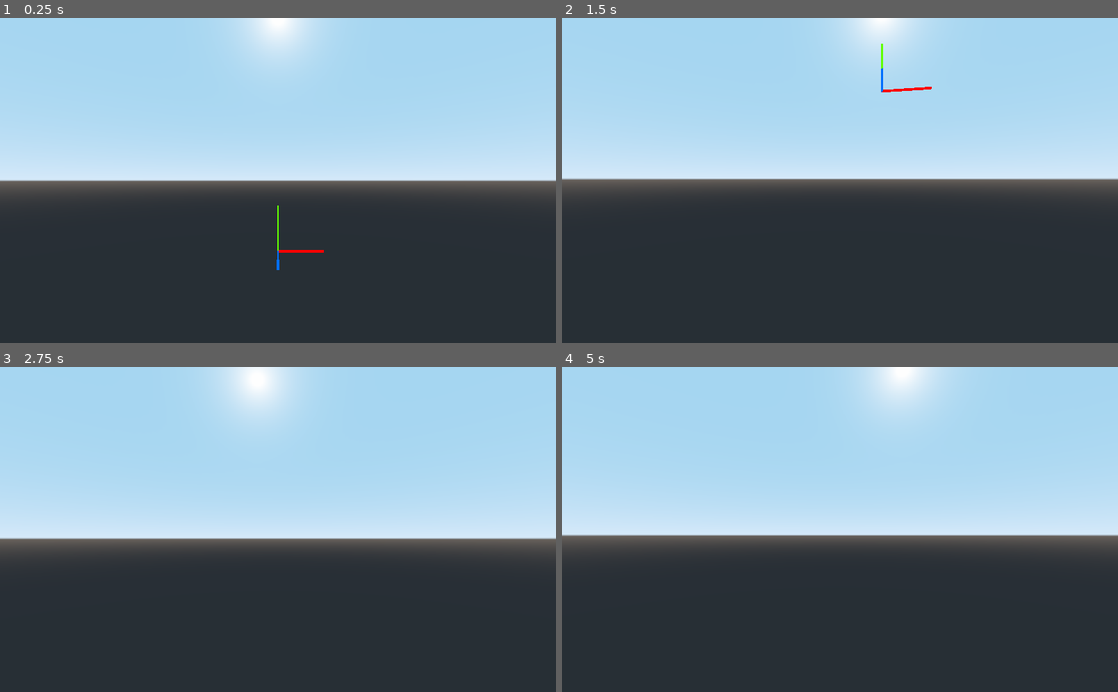
Above: before the commit, frames 1-4 (two rows, left to right).
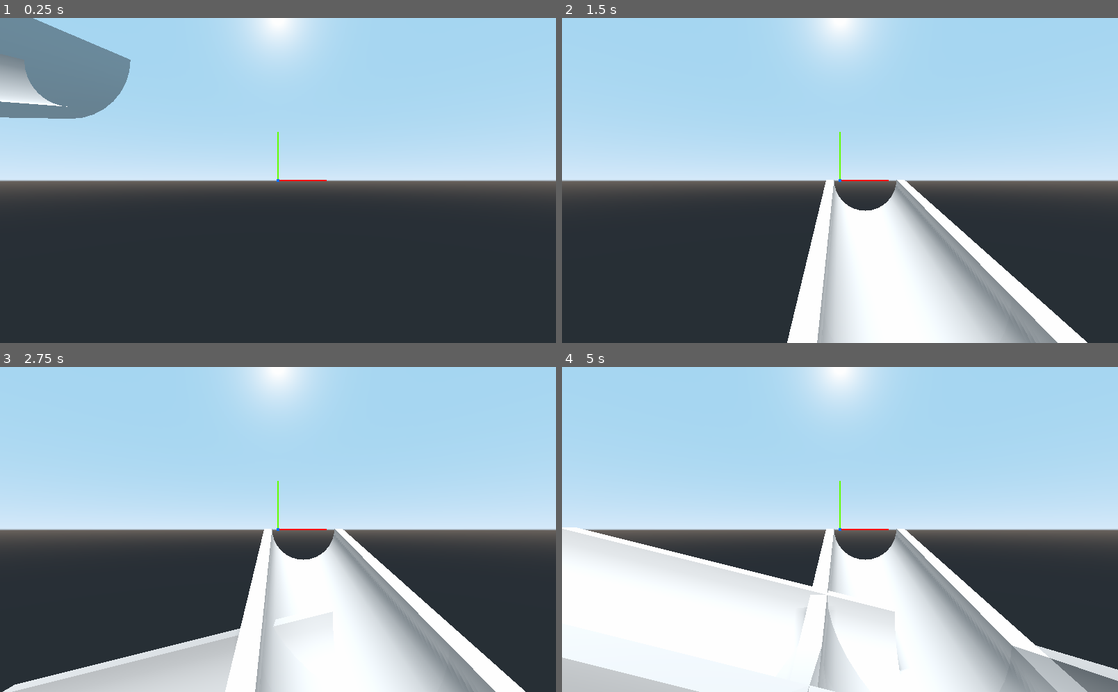
Above: after the commit, the same moments.

Repository: Zylann/marbles
Game: Godot game, scene res://main.tscn
Same seed, same stepped clock (60 frames per second), same inputs: the game is played once before the commit and once after it.
Inputs (mouse positions are in pixels of both pictures, inside the frame that each line leads up to):
- Up to frame 1 (0.25 s): no input
- Up to frame 2 (1.5 s): tap Enter at 0.5 s; move the mouse to (867, 180) at 0.52 s; hold Shift 0.53-1.28 s; hold Up from 0.53 s (still down); click (867, 180) at 0.67 s; tap Space at 0.77, 0.8, 1.07, 1.35 s; move the mouse to (812, 180) at 1.27 s; click (812, 180) at 1.42 s
- Up to frame 3 (2.75 s): keep holding Up; tap Space at 1.52, 1.82, 2.3 s; tap Shift at 1.55 s; move the mouse to (289, 523) at 2.02 s; hold Shift from 2.03 s (still down); click (289, 523) at 2.17 s
- Up to frame 4 (5 s): keep holding Up; tap Space at 2.75, 3.02, 3.32, 3.77, 3.8, 4.07, 4.52, 4.82 s; move the mouse to (834, 536) at 2.77 s; release Shift at 2.78 s; tap I at 2.85 s; click (834, 536) at 2.92 s; tap Shift at 3.05, 4.55 s; move the mouse to (878, 532) at 3.52 s; hold Q 3.53-4.28 s; click (878, 532) at 3.67 s; move the mouse to (795, 526) at 4.27 s; tap Z at 4.35 s; click (795, 526) at 4.42 s

The runs differ from the first frame. In frame 1, 5.9% of the frame differs, in the area x 0-59%, y 0-78%; in frame 2, 19%; in frame 3, 26%; in frame 4, 40%, in the area x 0-100%, y 0-100%.

Commit message:
Switched to a trackball avatar and edit pieces with connection points

Diff:
--- /dev/null
+++ b/avatar.gd
@@ -0,0 +1,52 @@
+extends Spatial
+
+
+const ORBIT_SENSITIVITY = 0.01
+const PAN_SENSITIVITY = 0.002
+const ZOOM_SPEED = 0.1
+
+onready var _camera = get_node("Camera")
+
+var _yaw = 0.0
+var _pitch = 0.0
+var _distance = 5.0
+
+
+func _input(event):
+
+	if event is InputEventMouseMotion:
+		if Input.is_mouse_button_pressed(BUTTON_MIDDLE):
+
+			if Input.is_key_pressed(KEY_SHIFT):
+				var rel = event.relative * PAN_SENSITIVITY * _distance
+				var trans = _camera.global_transform
+				var right = trans.basis.x
+				var up = trans.basis.y
+				translation += -right * rel.x + up * rel.y
+
+			else:
+				var rel = event.relative * ORBIT_SENSITIVITY
+				_yaw += rel.x
+				_pitch += rel.y
+				update_camera_transform()
+
+	elif event is InputEventMouseButton:
+		if event.pressed:
+
+			if event.button_index == BUTTON_WHEEL_DOWN:
+				_distance *= (1.0 + ZOOM_SPEED)
+				update_camera_transform()
+
+			elif event.button_index == BUTTON_WHEEL_UP:
+				_distance /= (1.0 + ZOOM_SPEED)
+				update_camera_transform()
+
+
+func update_camera_transform():
+
+	var pos = _distance * Vector3( \
+		cos(_yaw) * cos(_pitch), \
+		sin(_pitch), \
+		cos(_pitch) * sin(_yaw))
+
+	_camera.look_at_from_position(translation + pos, translation, Vector3.UP)
--- /dev/null
+++ b/blocks/default_ghost_material.tres
@@ -0,0 +1,5 @@
+[gd_resource type="SpatialMaterial" format=2]
+
+[resource]
+flags_transparent = true
+albedo_color = Color( 1, 1, 1, 0.694118 )
--- /dev/null
+++ b/blocks/default_piece_material.tres
@@ -0,0 +1,3 @@
+[gd_resource type="SpatialMaterial" format=2]
+
+[resource]
--- a/blocks/forward_down.tscn
+++ b/blocks/forward_down.tscn
@@ -1,15 +1,37 @@
-[gd_scene load_steps=3 format=2]
+[gd_scene load_steps=6 format=2]
 
-[ext_resource path="res://blocks/forward_down.obj" type="ArrayMesh" id=1]
+[ext_resource path="res://blocks/piece.gd" type="Script" id=1]
+[ext_resource path="res://blocks/default_piece_material.tres" type="Material" id=2]
+[ext_resource path="res://blocks/forward_down.obj" type="ArrayMesh" id=3]
 
 [sub_resource type="ConcavePolygonShape" id=1]
 data = PoolVector3Array( -0.7391, -0.3061, -1, -0.9239, -0.3827, -1, -0.6652, -0.4445, -1, -0.6652, -0.4445, -1, -0.923 …(7652 unchanged characters)…
 
-[node name="StaticBody" type="StaticBody"]
+[sub_resource type="BoxShape" id=2]
+
+[node name="ForwardDown" type="StaticBody"]
+script = ExtResource( 1 )
 
 [node name="forward_down" type="MeshInstance" parent="."]
-mesh = ExtResource( 1 )
+material_override = ExtResource( 2 )
+mesh = ExtResource( 3 )
 material/0 = null
 
 [node name="CollisionShape" type="CollisionShape" parent="."]
 shape = SubResource( 1 )
+
+[node name="BeginArea" type="Area" parent="."]
+transform = Transform( 1, 0, 0, 0, 1, 0, 0, 0, 1, 0, 0, -1 )
+collision_layer = 2
+collision_mask = 0
+
+[node name="CollisionShape" type="CollisionShape" parent="BeginArea"]
+shape = SubResource( 2 )
+
+[node name="EndArea" type="Area" parent="."]
+transform = Transform( 1, 0, 0, 0, 1, 0, 0, 0, 1, 0, -1, 3 )
+collision_layer = 2
+collision_mask = 0
+
+[node name="CollisionShape" type="CollisionShape" parent="EndArea"]
+shape = SubResource( 2 )
--- /dev/null
+++ b/blocks/piece.gd
@@ -0,0 +1,41 @@
+extends StaticBody
+
+const CollisionLayers = preload("res://collision_layers.gd")
+
+const DefaultPieceMaterial = preload("res://blocks/default_piece_material.tres")
+const DefaultGhostMaterial = preload("res://blocks/default_ghost_material.tres")
+
+var _begin_area = null
+var _end_area = null
+
+
+func _ready():
+	_begin_area = get_node("BeginArea")
+	_end_area = get_node("EndArea")
+
+
+func set_ghost(is_ghost):
+	var mat
+
+	if is_ghost:
+		mat = DefaultGhostMaterial
+		_begin_area.collision_layer = 0
+		_end_area.collision_layer = 0
+
+	else:
+		mat = DefaultPieceMaterial
+		_begin_area.collision_layer = 1 << CollisionLayers.CONNECTION_AREAS
+		_end_area.collision_layer = 1 << CollisionLayers.CONNECTION_AREAS
+
+	for i in get_child_count():
+		var child = get_child(i)
+		if child is MeshInstance:
+			child.material_override = mat
+
+
+func get_begin():
+	return _begin_area
+
+
+func get_end():
+	return _end_area
--- /dev/null
+++ b/collision_layers.gd
@@ -0,0 +1,2 @@
+
+const CONNECTION_AREAS = 1
--- /dev/null
+++ b/interaction.gd
@@ -0,0 +1,106 @@
+extends Node
+
+const CollisionLayers = preload("res://collision_layers.gd")
+
+onready var _machine = get_parent().get_parent()
+onready var _camera = get_parent().get_node("Camera")
+
+var _ghost = null
+var _current_piece_index = 0
+var _overlapping_pieces = []
+var _floor_height = 0
+
+var _pieces_library = [
+	load("res://blocks/forward_down.tscn")
+]
+
+
+func _ready():
+	call_deferred("set_current_piece", 0)
+
+
+func set_current_piece(i):
+	_current_piece_index = i
+	var piece = _pieces_library[_current_piece_index]
+	if _ghost != null:
+		_ghost.queue_free()
+	_ghost = piece.instance()
+	_machine.add_child(_ghost)
+	_ghost.set_ghost(true)
+
+
+func place_piece():
+	_ghost.set_ghost(false)
+
+	var piece = _pieces_library[_current_piece_index]
+	_ghost = piece.instance()
+	_machine.add_child(_ghost)
+	_ghost.set_ghost(true)
+
+
+func erase_piece():
+	for piece in _overlapping_pieces:
+		piece.queue_free()
+
+
+func _physics_process(delta):
+	if _ghost == null:
+		return
+
+	var state = get_viewport().world.direct_space_state
+	var q = PhysicsShapeQueryParameters.new()
+	var shape = BoxShape.new()
+	shape.extents = Vector3(1,1,1) * 0.4
+	q.set_shape(shape)
+	q.transform = Transform(Basis(), _ghost.translation)
+	q.collide_with_areas = false
+	var hits = state.intersect_shape(q)
+
+	_overlapping_pieces.clear()
+	for hit in hits:
+		_overlapping_pieces.append(hit.collider)
+
+	var mpos = get_viewport().get_mouse_position()
+	var ray_origin = _camera.project_ray_origin(mpos)
+	var ray_direction = _camera.project_ray_normal(mpos)
+	var hit = state.intersect_ray(ray_origin, ray_origin + ray_direction * 50.0, [], \
+		1 << CollisionLayers.CONNECTION_AREAS, false, true)
+
+	if not hit.empty():
+		var con_pos = hit.collider.global_transform.origin
+		var is_begin = hit.collider.name.find("Begin") != -1
+		var offset = Vector3()
+		var con
+		if is_begin:
+			con = _ghost.get_end()
+			offset = _ghost.global_transform.origin - con.global_transform.origin
+		else:
+			con = _ghost.get_begin()
+			offset = _ghost.global_transform.origin - con.global_transform.origin
+		_ghost.translation = con_pos + offset
+
+	else:
+		_ghost.translation = ray_origin + ray_direction * 5.0
+
+
+func _input(event):
+	if event is InputEventMouseButton:
+		if event.pressed:
+			if event.button_index == BUTTON_LEFT:
+				if len(_overlapping_pieces) == 0:
+					place_piece()
+				else:
+					print(len(_overlapping_pieces), " pieces are overlapping")
+
+			elif event.button_index == BUTTON_RIGHT:
+				erase_piece()
+
+	elif event is InputEventKey:
+		if event.pressed:
+			match event.scancode:
+				KEY_SPACE:
+					_ghost.rotate_y(PI / 2.0)
+				KEY_UP:
+					_floor_height += 1
+				KEY_DOWN:
+					_floor_height -= 1
--- a/main.tscn
+++ b/main.tscn
@@ -1,17 +1,28 @@
-[gd_scene load_steps=5 format=2]
+[gd_scene load_steps=6 format=2]
 
 [ext_resource path="res://main.gd" type="Script" id=1]
-[ext_resource path="res://spectator_avatar.tscn" type="PackedScene" id=2]
-[ext_resource path="res://axes.tscn" type="PackedScene" id=3]
-[ext_resource path="res://double_esc_exit.gd" type="Script" id=4]
+[ext_resource path="res://axes.tscn" type="PackedScene" id=2]
+[ext_resource path="res://double_esc_exit.gd" type="Script" id=3]
+[ext_resource path="res://avatar.gd" type="Script" id=4]
+[ext_resource path="res://interaction.gd" type="Script" id=5]
 
 [node name="Node" type="Node"]
 script = ExtResource( 1 )
 
-[node name="SpectatorAvatar" parent="." instance=ExtResource( 2 )]
-transform = Transform( 1, 0, 0, 0, 1, 0, 0, 0, 1, 0, 1.54483, 5.05095 )
-
-[node name="Axes" parent="." instance=ExtResource( 3 )]
+[node name="Axes" parent="." instance=ExtResource( 2 )]
 
 [node name="DoubleEscExit" type="Node" parent="."]
+script = ExtResource( 3 )
+
+[node name="Avatar" type="Spatial" parent="."]
 script = ExtResource( 4 )
+
+[node name="Camera" type="Camera" parent="Avatar"]
+transform = Transform( 1, 0, 0, 0, 1, 0, 0, 0, 1, 0, 0, 4.77377 )
+
+[node name="Interaction" type="Node" parent="Avatar"]
+script = ExtResource( 5 )
+
+[node name="DirectionalLight" type="DirectionalLight" parent="."]
+transform = Transform( 1, 0, 0, 0, 0.579685, 0.814841, 0, -0.814841, 0.579685, 5.23546, 1.26289, 0 )
+shadow_enabled = true
--- a/project.godot
+++ b/project.godot
@@ -19,6 +19,11 @@
 run/main_scene="res://main.tscn"
 config/icon="res://icon.png"
 
+[layer_names]
+
+3d_physics/layer_1="Props"
+3d_physics/layer_2="ConnectAreas"
+
 [rendering]
 
 environment/default_environment="res://default_env.tres"
--- a/spectator_avatar.tscn
+++ b/spectator_avatar.tscn
@@ -1,13 +1,13 @@
 [gd_scene load_steps=3 format=2]
 
-[ext_resource path="res://mouse_look.gd" type="Script" id=1]
-[ext_resource path="res://spectator_avatar.gd" type="Script" id=2]
+[ext_resource path="res://spectator_avatar.gd" type="Script" id=1]
+[ext_resource path="res://mouse_look.gd" type="Script" id=2]
 
 [node name="SpectatorAvatar" type="Spatial"]
-script = ExtResource( 2 )
+script = ExtResource( 1 )
 speed = 5.0
 
 [node name="Camera" type="Camera" parent="."]
-script = ExtResource( 1 )
+script = ExtResource( 2 )
 sensitivity = 0.2
 distance = 0.0
